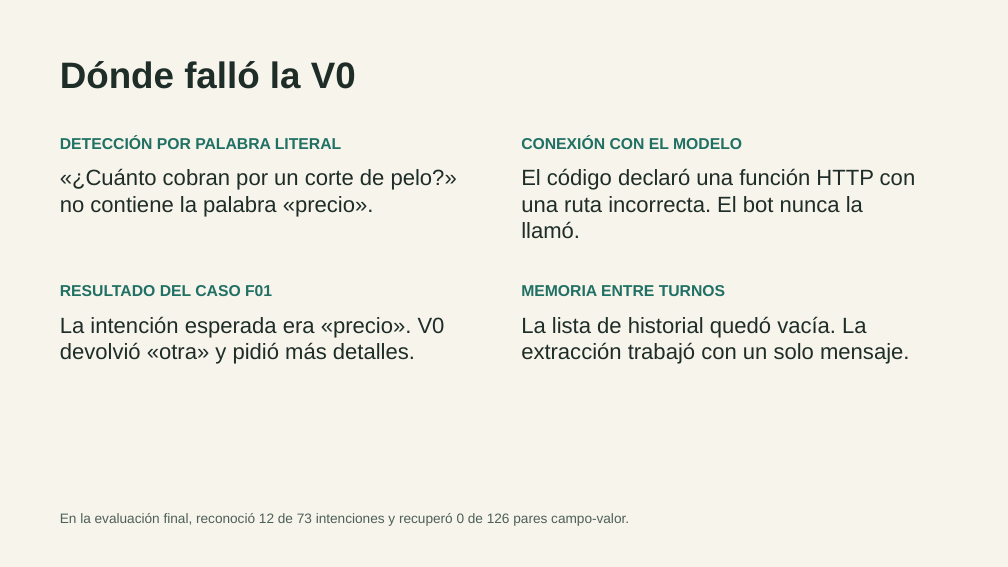
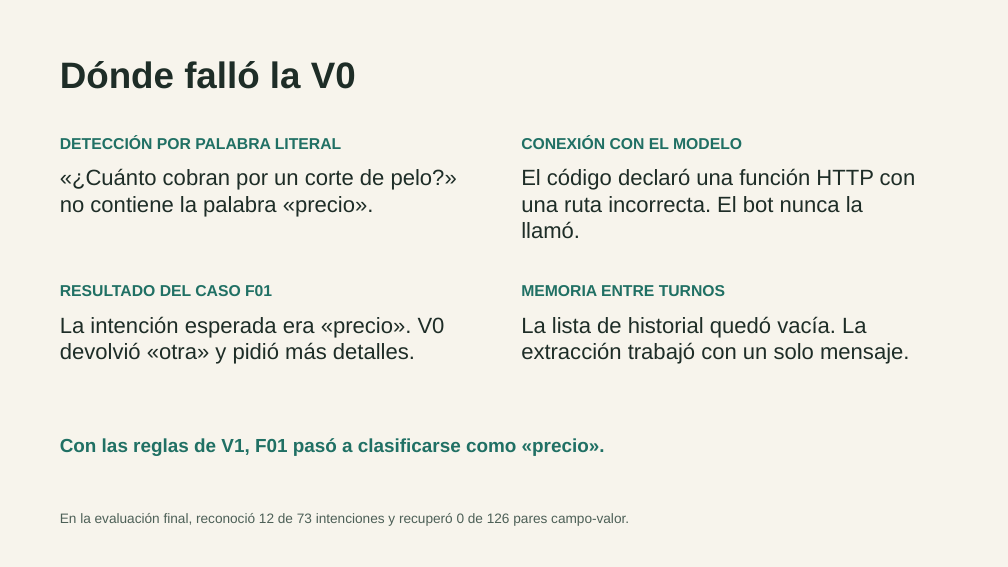
Before and after one commit to skratttt/langchi-peluqueria, a slide deck: slide 5 of presentacion/Defensa_LangChi.pptx. Drawn at 1008x567 pixels with LibreOffice and Linux fonts; fonts in the diff are those of the drawing. Boxes give left, top, right and bottom in pixels: in the first picture for what was removed or moved away, otherwise in the second. Text is boxed around its words. In the diff, an @@ line names an element or a change of style, - is before the commit and + after.

```diff
--- a/presentacion/Defensa_LangChi.pptx
+++ b/presentacion/Defensa_LangChi.pptx
@@ text added at bbox=[60, 438, 605, 456], 18 pt, text #207064, bold @@
+Con las reglas de V1, F01 pasó a clasificarse como «precio».
```
Also in this commit, not shown: 3 slides added, 2 slides removed, 1 other file.
